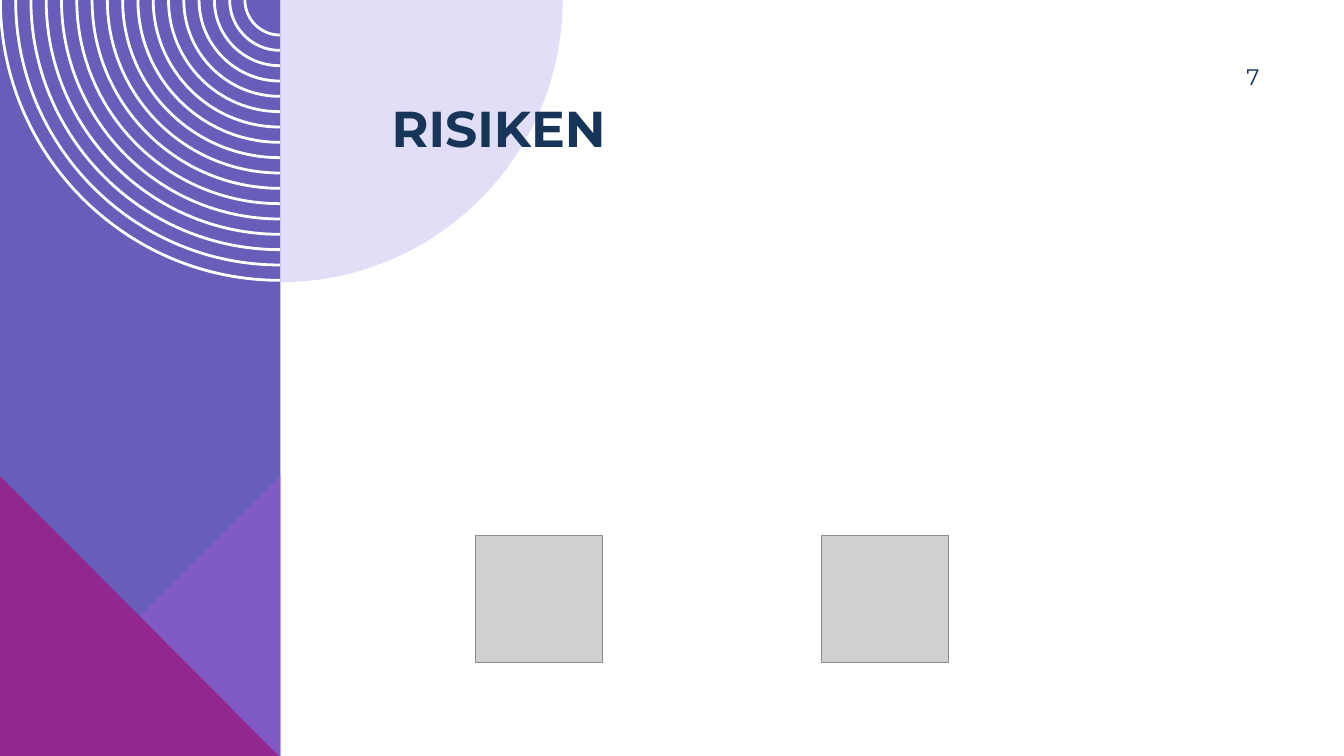
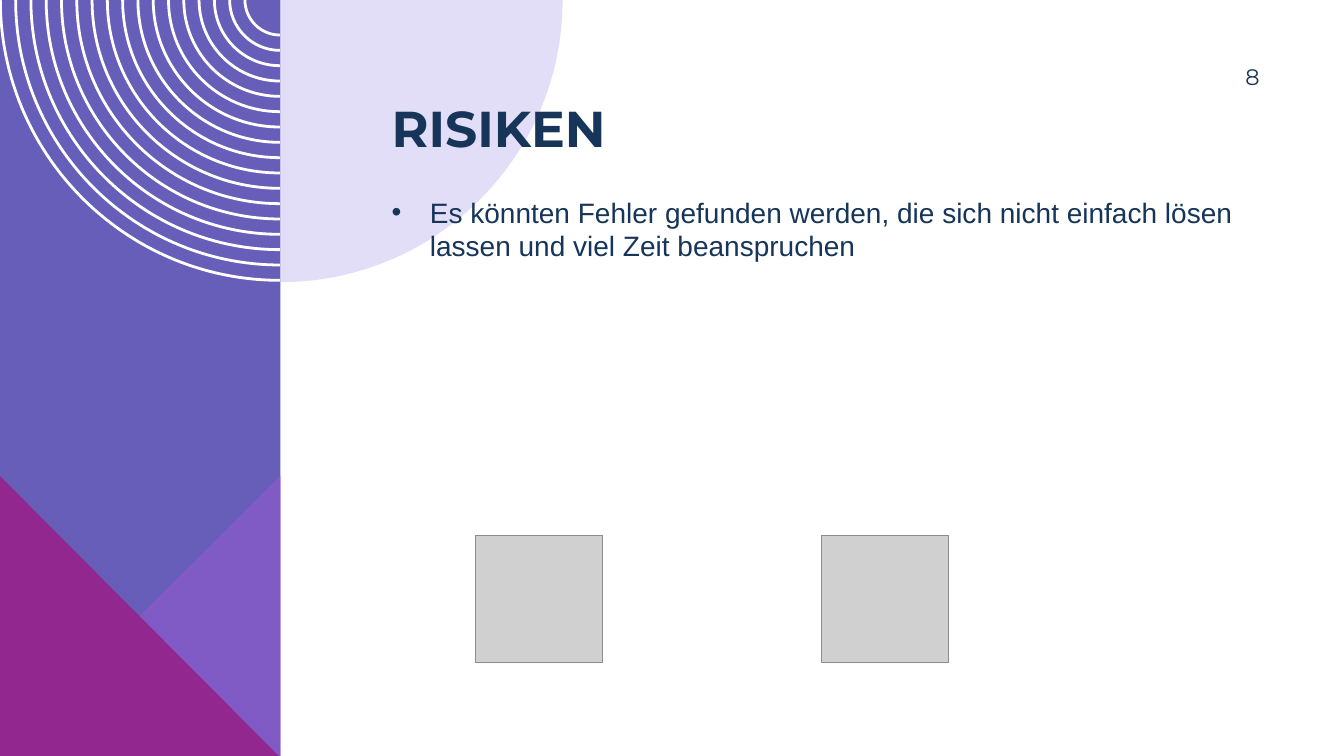
Before and after one commit to A-SimpleName/DriveSense, a slide deck: slide 8 of Dokumentation/Präsentationen/DS_Statusmeeting_1.pptx (slide 7 before the commit). Drawn at 1344x756 pixels with LibreOffice and Linux fonts; fonts in the diff are those of the drawing; grey boxes stand for pictures; background and template pictures are left out. Boxes give left, top, right and bottom in pixels: in the first picture for what was removed or moved away, otherwise in the second. Text is boxed around its words. In the diff, an @@ line names an element or a change of style, - is before the commit and + after.

```diff
--- a/Dokumentation/Präsentationen/DS_Statusmeeting_1.pptx
+++ b/Dokumentation/Präsentationen/DS_Statusmeeting_1.pptx
@@ page number at (1245,69,1259,85): text changed @@
-7
+8
@@ text added at (430,202,1232,261), 20 pt, text #163559 @@
+• Es könnten Fehler gefunden werden, die sich nicht einfach lösen lassen und viel Zeit beanspruchen
```
Also in this commit, not shown: 4 other slides changed, 1 slide added.
